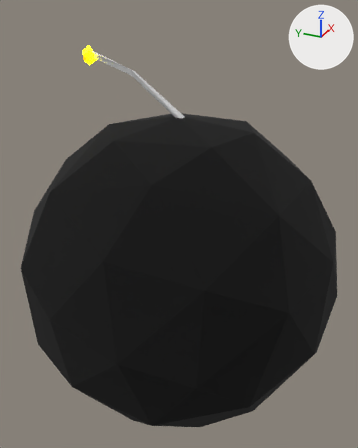
Two versions of the glTF model Gangsta Wizards/Main/Card Shark Campaign/Weapons/Bomb.glb, one commit apart.
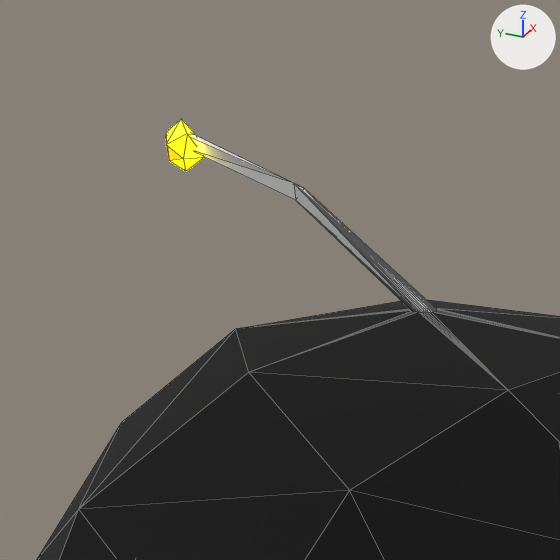
Old and new are each drawn whole from a camera (50 mm lens) standing at (-9.46, -4.23, 5.81) and looking at (0.07, 0.05, 1.05) and again close up on the part from 6% to 65% of the width and 0% to 47% of the height. Arrows for +X, +Y and +Z are at upper right; the lights stay in place. The older version's two pictures come first. The close-ups show mesh edges as thin lines. Where no turn or scale is listed for an object, it has been applied to the vertices. Vertices at exactly the same position are counted once.

Objects in the first close-up: 'Bomb'.
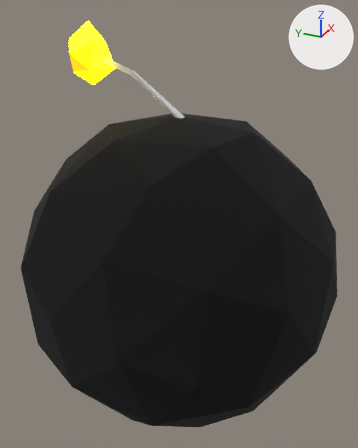
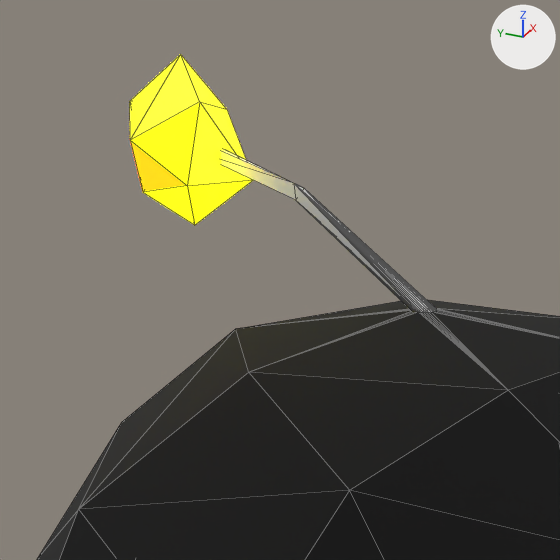
The newer file is also rescaled (x0.106), turned or shifted as a whole; pictures and numbers use the older file's frame.

Boxes [x1, y1, x2, y2] around the edits, measured in the close-ups (560 x 560 px; the box of a moved part takes in the faces that stretch with it):
```json
{"object": "Bomb", "change": "reshaped", "before": [37, 119, 560, 560], "after": [37, 54, 560, 560]}
{"part": 1, "of": "me_icosphere", "change": "moved or reshaped", "before": [166, 119, 204, 171], "after": [130, 54, 253, 225]}
```

Edits to the scene script, one JSON object a line:
```json
{"block": "me_icosphere", "where": "# used by ob_bomb; location = (-0.26, 1.93, 4.71)"}
{"op": "remove", "block": "me_icosphere", "code": "me_icosphere.from_pydata(...)  # 114 vertices, 249 faces; spans x -3.39..3.93, y -5.52..1.68, z -8.32..0.2"}
{"op": "add", "block": "me_icosphere", "code": "me_icosphere.from_pydata(...)  # 114 vertices, 249 faces; spans x -3.39..3.93, y -5.52..1.68, z -8.32..0.67"}
{"block": "me_icosphere", "change": "me_icosphere part 1: the loose piece of 10 vertices spanning x -0.17..0.16, y -0.1..0.16, z -0.2..0.2 is scaled about its middle by 3.24, then moved by (0.04, 0.0, 0.03)"}
```
